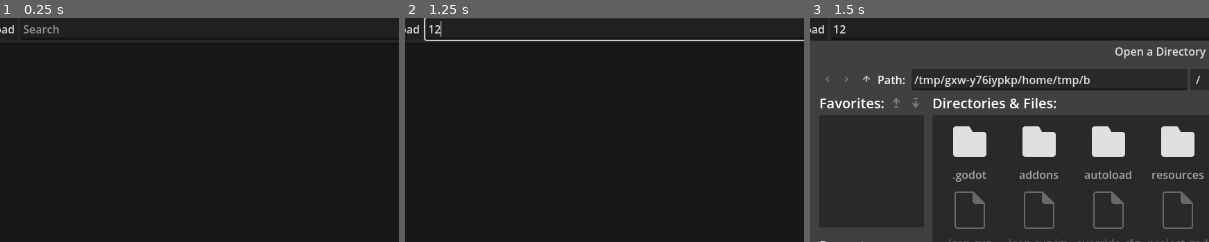
Above: before the commit, frames 1-3 (left to right).
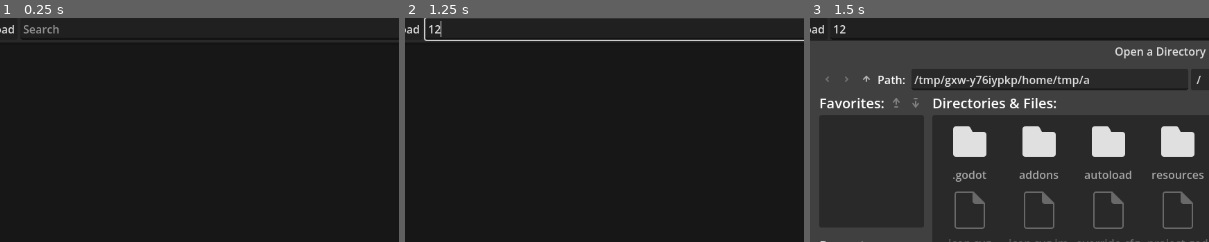
Above: after the commit, the same moments.

Repository: Wcubed/model_organizer
Game: Godot game, scene res://ui/main.tscn
The game is run twice, just before and just after one commit, with the same random seed, the same clock (stepped at 60 frames per second) and the same inputs.
Inputs (mouse positions are % of the whole screen's width and height, from its top left):
- Up to frame 1 (0.25 s): no input
- Up to frame 2 (1.25 s): click (34, 4) at 0.52 s; type "12" at 0.6 s
- Up to frame 3 (1.5 s): click "..." at 1.25 s
The pictures show only the part of the screen within x 6-56%, y 1-51%; the shares and areas given below are measured in that part.

Frames 1-2 are identical in both runs. In frame 3, less than 0.1% of the frame differs, in the area x 68-98%, y 25-30%.

Commit message:
Can do a background render

Diff:
--- a/resources/model.gd
+++ b/resources/model.gd
@@ -5,8 +5,15 @@
 
 @export var directory: String
 @export var name: String
-## Relative path of all files found in the directory.
+## Relative path of all model files found in the directory.
+@export var model_files: Array[String]
+## Relative path of all non-model files found in the directory.
+## Excludes images that have the same file name as a 3d model,
+## Those are in `rendered_files`
 @export var files: Array[String]
+## When an image has the same directory/name as a renderable file, it is
+## put in this list.
+@export var rendered_files: Array[String]
 ## Relative path to the cover image.
 @export var cover_image_path: String = ""
 ## Cover image, if available
@@ -22,6 +29,7 @@
 ## Call this once after creating the resource.
 func scan_directory():
 	files = []
+	rendered_files = []
 	cover_image_path = ""
 	cover_image = null
 
--- /dev/null
+++ b/ui/BackgroundRenderer.tscn
@@ -0,0 +1,15 @@
+[gd_scene format=3 uid="uid://buel7pd8k8fac"]
+
+[ext_resource type="Script" uid="uid://decm003qkk3bq" path="res://ui/background_renderer.gd" id="1_b0hbi"]
+[ext_resource type="PackedScene" uid="uid://bxk33afbqntw8" path="res://world/model_render.tscn" id="2_gri4e"]
+
+[node name="BackgroundRenderer" type="Node" unique_id=153680741]
+script = ExtResource("1_b0hbi")
+
+[node name="SubViewport" type="SubViewport" parent="." unique_id=288673205]
+unique_name_in_owner = true
+transparent_bg = true
+render_target_update_mode = 0
+
+[node name="ModelRender" parent="SubViewport" unique_id=310926734 instance=ExtResource("2_gri4e")]
+unique_name_in_owner = true
--- /dev/null
+++ b/ui/background_renderer.gd
@@ -0,0 +1,69 @@
+extends Node
+
+## Queue of files to render.
+var render_queue: Array[String] = []
+## If this is not empty, it means the viewport rendered the given file this frame
+## and we can now retrieve the result
+var viewport_rendered_once := ""
+
+@onready var viewport := %SubViewport
+@onready var model_renderer := %ModelRender
+
+func _ready() -> void:
+	viewport.size.x = Utils.ICON_SIZE
+	viewport.size.y = Utils.ICON_SIZE
+
+
+func _process(_delta: float) -> void:
+	if !viewport_rendered_once.is_empty():
+		# A render is done.
+		var rendered_texture: ViewportTexture = viewport.get_texture()
+		var image := rendered_texture.get_image()
+
+		var extension_location := viewport_rendered_once.rfind(".")
+		var image_path := viewport_rendered_once.substr(0, extension_location) + ".png"
+
+		image.save_png(image_path)
+
+		viewport_rendered_once = ""
+
+	if render_queue.is_empty():
+		return
+
+	var next_file := render_queue[0]
+	var status := ResourceLoader.load_threaded_get_status(next_file)
+
+	if status == ResourceLoader.THREAD_LOAD_INVALID_RESOURCE:
+		# Not tried to load this yet.
+		_start_next_file_load()
+	elif status == ResourceLoader.THREAD_LOAD_FAILED:
+		# Something is wrong with this file, we cannot load it.
+		# Continue to the next file.
+		render_queue.pop_front()
+		_start_next_file_load()
+	elif status == ResourceLoader.THREAD_LOAD_LOADED:
+		# Load done. Do the render.
+		render_queue.pop_front()
+		_start_next_file_load()
+
+		var mesh: ArrayMesh = ResourceLoader.load_threaded_get(next_file)
+
+		model_renderer.show_model(mesh)
+		viewport.render_target_update_mode = SubViewport.UPDATE_ONCE
+		viewport_rendered_once = next_file
+	else:
+		# Nothing to do, wait another round.
+		pass
+
+
+## Starts loading the first item in the queue.
+func _start_next_file_load():
+	if render_queue.is_empty():
+		return
+
+	var next_file := render_queue[0]
+	ResourceLoader.load_threaded_request(next_file)
+
+
+func add_icon_to_queue(model_path: String):
+	render_queue.append(model_path)
--- a/ui/main.gd
+++ b/ui/main.gd
@@ -7,6 +7,7 @@
 @onready var model_info_view := %ModelInfoView
 @onready var view_3d_model := %View3dModel
 @onready var search_edit_debounce := %SearchEditDebounce
+@onready var background_rendered := %BackgroundRenderer
 
 var model_card_scene := preload("res://ui/model_card.tscn")
 
@@ -190,3 +191,7 @@
 
 func _on_view_3d_model_closing() -> void:
 	model_info_view.clear_printable_selection()
+
+
+func _on_model_info_view_render_icon_for_3d_file(absolute_path: String) -> void:
+	background_rendered.add_icon_to_queue(absolute_path)
--- a/ui/main.tscn
+++ b/ui/main.tscn
@@ -5,6 +5,7 @@
 [ext_resource type="PackedScene" uid="uid://bewt4od0yhro6" path="res://ui/model_card.tscn" id="2_vcrq8"]
 [ext_resource type="PackedScene" uid="uid://cmgmvi7dv27ah" path="res://ui/view_3d_model.tscn" id="4_h17sc"]
 [ext_resource type="PackedScene" uid="uid://dnxvxio1xc3kj" path="res://ui/ModelInfoView.tscn" id="4_t6oic"]
+[ext_resource type="PackedScene" uid="uid://buel7pd8k8fac" path="res://ui/BackgroundRenderer.tscn" id="6_fc3ap"]
 
 [sub_resource type="StyleBoxFlat" id="StyleBoxFlat_8blns"]
 content_margin_left = 5.0
@@ -126,6 +127,9 @@
 folder_creation_enabled = false
 deleting_enabled = false
 
+[node name="BackgroundRenderer" parent="." unique_id=153680741 instance=ExtResource("6_fc3ap")]
+unique_name_in_owner = true
+
 [connection signal="pressed" from="SplitContainer/MarginContainer/LibraryView/PanelContainer/Toolbar/PathButton" to="." method="_on_path_button_pressed"]
 [connection signal="pressed" from="SplitContainer/MarginContainer/LibraryView/PanelContainer/Toolbar/ReloadButton" to="." method="_on_reload_button_pressed"]
 [connection signal="focus_entered" from="SplitContainer/MarginContainer/LibraryView/PanelContainer/Toolbar/SearchEdit" to="." method="_on_search_edit_focus_entered"]
@@ -134,5 +138,6 @@
 [connection signal="timeout" from="SplitContainer/MarginContainer/LibraryView/PanelContainer/Toolbar/SearchEdit/SearchEditDebounce" to="." method="_on_search_edit_debounce_timeout"]
 [connection signal="pressed" from="SplitContainer/MarginContainer/LibraryView/PanelContainer/Toolbar/ClearSearchButton" to="." method="_on_clear_search_button_pressed"]
 [connection signal="closing" from="SplitContainer/MarginContainer/LibraryView/MainContainer/View3dModel" to="." method="_on_view_3d_model_closing"]
+[connection signal="render_icon_for_3d_file" from="SplitContainer/ModelInfoView" to="." method="_on_model_info_view_render_icon_for_3d_file"]
 [connection signal="show_3d_file" from="SplitContainer/ModelInfoView" to="." method="_on_model_info_view_show_3d_file"]
 [connection signal="dir_selected" from="FolderDialog" to="." method="_on_folder_dialog_dir_selected"]
--- a/ui/model_info_view.gd
+++ b/ui/model_info_view.gd
@@ -1,6 +1,8 @@
 extends PanelContainer
 
+## User requests that the given 3d file be shown in the main viewer.
 signal show_3d_file(absolute_path: String)
+signal render_icon_for_3d_file(absolute_path: String)
 
 var model: Model = null
 
@@ -28,6 +30,10 @@
 
 	for file in model.files:
 		if _is_file_printable(file):
+			# TODO: Check if there is already an icon
+			# Otherwise do the render
+			render_icon_for_3d_file.emit("%s/%s" % [model.directory, file])
+
 			_add_file_to_printables(file)
 		else:
 			_add_file_to_rest_list(file)
--- a/ui/view_3d_model.tscn
+++ b/ui/view_3d_model.tscn
@@ -14,6 +14,9 @@
 
 [sub_resource type="Shortcut" id="Shortcut_drs6m"]
 events = [SubResource("InputEventKey_eg6m8")]
+
+[sub_resource type="StyleBoxFlat" id="StyleBoxFlat_drs6m"]
+bg_color = Color(0, 0, 0, 1)
 
 [node name="View3dModel" type="PanelContainer" unique_id=680745111]
 anchors_preset = 15
@@ -54,17 +57,23 @@
 shortcut = SubResource("Shortcut_drs6m")
 text = "X"
 
-[node name="SubViewportContainer" type="SubViewportContainer" parent="VBoxContainer" unique_id=299587002]
+[node name="ViewportBackground" type="PanelContainer" parent="VBoxContainer" unique_id=1418956313]
+layout_mode = 2
+size_flags_vertical = 3
+theme_override_styles/panel = SubResource("StyleBoxFlat_drs6m")
+
+[node name="SubViewportContainer" type="SubViewportContainer" parent="VBoxContainer/ViewportBackground" unique_id=299587002]
 layout_mode = 2
 size_flags_vertical = 3
 stretch = true
 
-[node name="SubViewport" type="SubViewport" parent="VBoxContainer/SubViewportContainer" unique_id=1823375539]
+[node name="SubViewport" type="SubViewport" parent="VBoxContainer/ViewportBackground/SubViewportContainer" unique_id=1823375539]
+transparent_bg = true
 handle_input_locally = false
 size = Vector2i(1152, 605)
 render_target_update_mode = 4
 
-[node name="ModelRender" parent="VBoxContainer/SubViewportContainer/SubViewport" unique_id=310926734 instance=ExtResource("3_eg6m8")]
+[node name="ModelRender" parent="VBoxContainer/ViewportBackground/SubViewportContainer/SubViewport" unique_id=310926734 instance=ExtResource("3_eg6m8")]
 unique_name_in_owner = true
 
 [connection signal="pressed" from="VBoxContainer/PanelContainer/Toolbar/OpenExternalButton" to="." method="_on_open_external_button_pressed"]
--- a/world/assets/new_environment.tres
+++ b/world/assets/new_environment.tres
@@ -9,4 +9,5 @@
 background_energy_multiplier = 0.0
 sky = SubResource("Sky_ard8h")
 ambient_light_source = 2
-ambient_light_color = Color(0.4045111, 0.40451115, 0.4045111, 1)
+ambient_light_color = Color(0.53303635, 0.5330368, 0.5330366, 1)
+tonemap_mode = 4
--- a/world/assets/new_standard_material_3d.tres
+++ b/world/assets/new_standard_material_3d.tres
@@ -1,4 +1,4 @@
 [gd_resource type="StandardMaterial3D" format=3 uid="uid://j7lwesu0i584"]
 
 [resource]
-albedo_color = Color(0, 0.5426488, 0.88135916, 1)
+albedo_color = Color(0, 0.48308015, 0.83570904, 1)
--- a/world/model_render.tscn
+++ b/world/model_render.tscn
@@ -23,6 +23,7 @@
 
 [node name="DirectionalLight3D" type="DirectionalLight3D" parent="CameraAnchor" unique_id=1085592398]
 transform = Transform3D(0.81086975, 0.32810092, -0.48460305, -0.4138178, 0.9069816, -0.07835457, 0.4138178, 0.26407275, 0.87121785, -1.9852785, -0.768767, 3.329545)
+light_color = Color(0.91228896, 0.9122889, 0.91228884, 1)
 
 [node name="Model" type="MeshInstance3D" parent="." unique_id=2002218616]
 unique_name_in_owner = true
Not shown, added: ui/background_renderer.gd.uid
